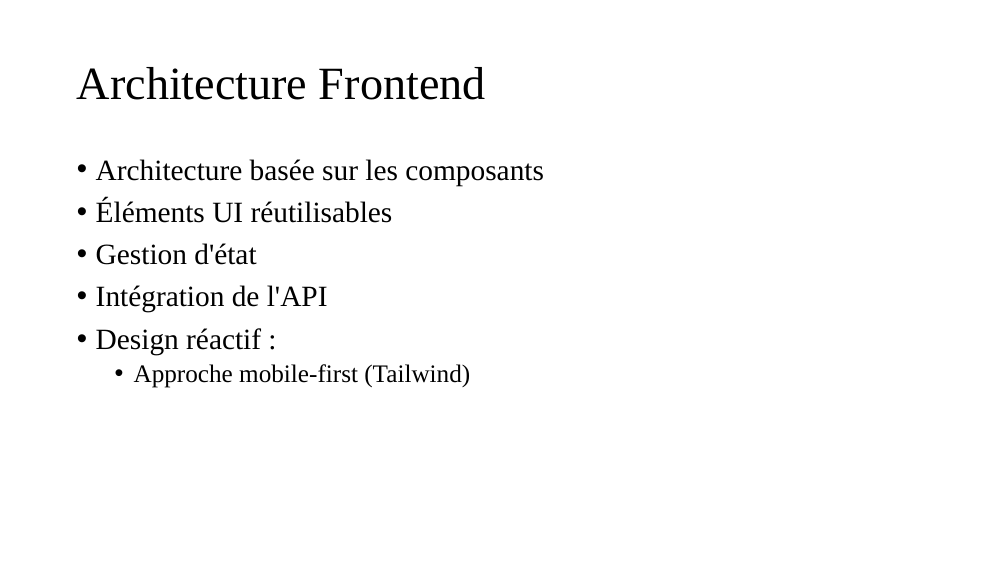
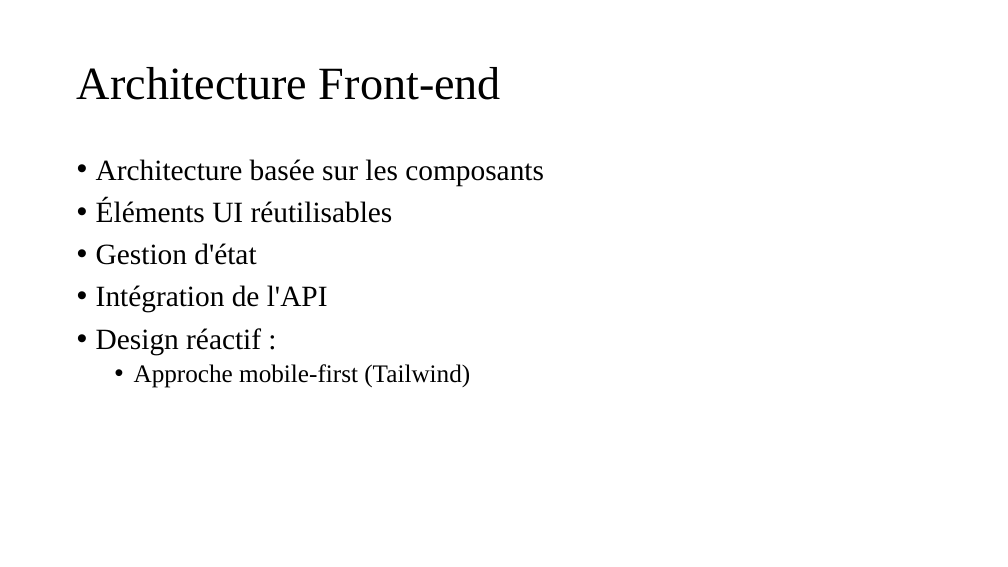
Before and after one commit to EsFrost/m2i_projet, a slide deck: slide 11 of to_send/presentation_fr.pptx (slide 9 before the commit). Drawn at 1008x567 pixels with LibreOffice and Linux fonts; fonts in the diff are those of the drawing. Boxes give left, top, right and bottom in pixels: in the first picture for what was removed or moved away, otherwise in the second. Text is boxed around its words. In the diff, an @@ line names an element or a change of style, - is before the commit and + after.

```diff
--- a/to_send/presentation_fr.pptx
+++ b/to_send/presentation_fr.pptx
@@ title at <box>77,67,501,100</box>: text changed @@
-Architecture Frontend
+Architecture Front-end
```
Also in this commit, not shown: 8 other slides changed, 2 slides added.
